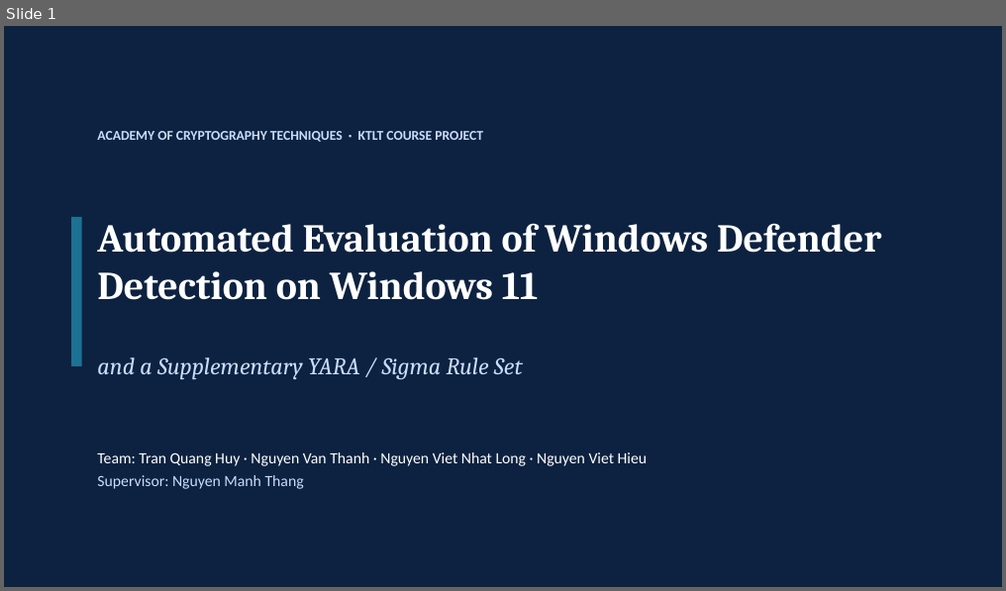
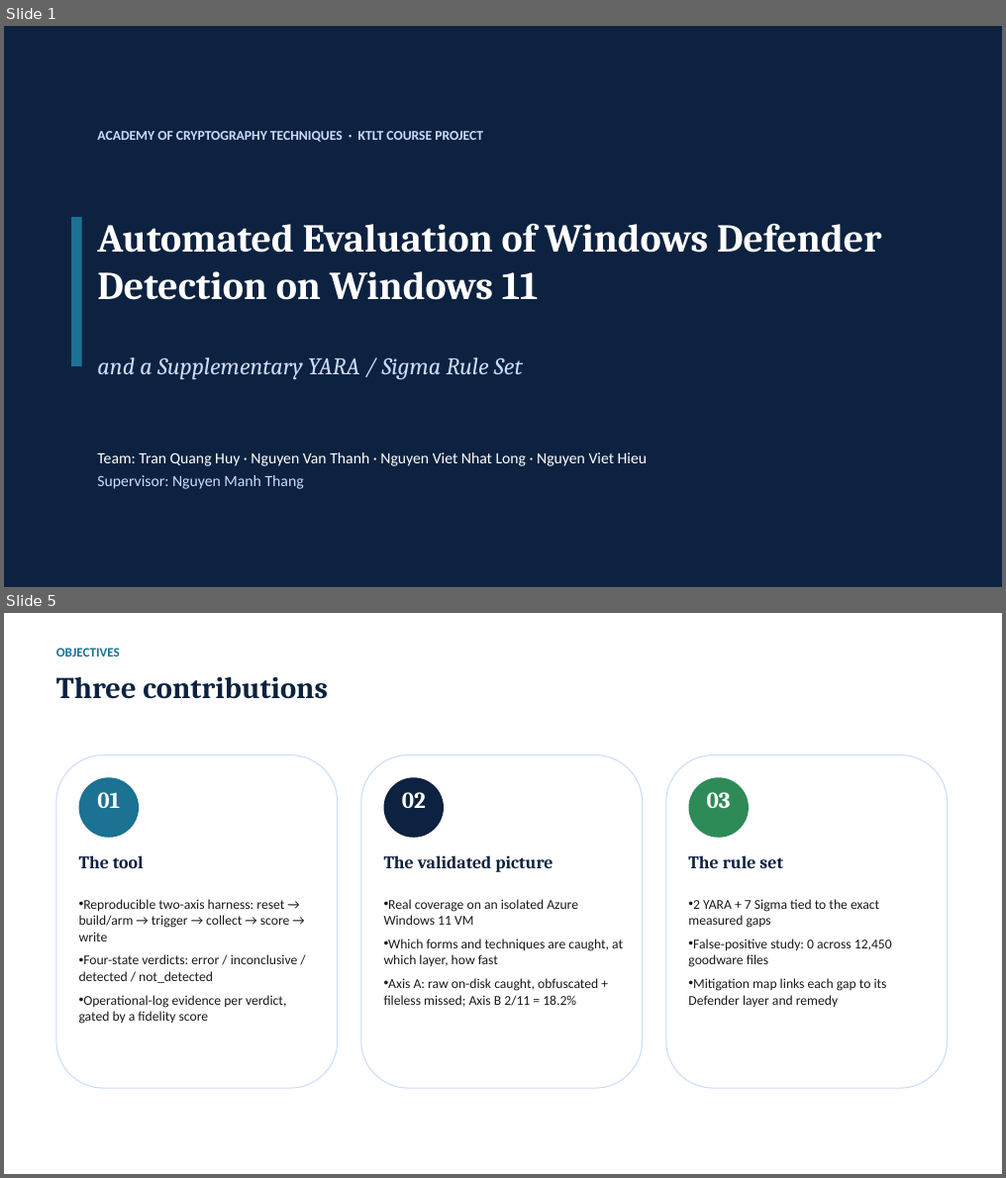
Before and after one commit to TonykRev/KTLT-Defender, a slide deck: report/KTLD_Slides.pptx. Shown one above the other, each under a label of ours: slide 1 before the commit, slides 1 and 5 after it; the slides between them are not shown. The pictures are 1006x591 and 1006x1178 pixels, drawn with LibreOffice and Linux fonts; fonts in the diff are those of the drawing. Boxes give left, top, right and bottom in pixels: in the first picture for what was removed or moved away, otherwise in the second. Text is boxed around its words. In the diff, an @@ line names an element or a change of style, - is before the commit and + after.

```diff
--- a/report/KTLD_Slides.pptx
+++ b/report/KTLD_Slides.pptx
@@ slide 5 added at [4, 613, 1002, 1174], background #FFFFFF @@
@@ text added at [56, 648, 120, 657], 12.5 pt, text #1C7293, bold @@
+OBJECTIVES
@@ text added at [56, 677, 328, 699], 29 pt, text #0D2240, bold @@
+Three contributions
@@ rounded rectangle added at [56, 756, 338, 1088], fill #FFFFFF, outline #CADCFC 1 pt @@
@@ rounded rectangle added at [361, 756, 642, 1088], fill #FFFFFF, outline #CADCFC 1 pt @@
@@ rounded rectangle added at [666, 756, 947, 1088], fill #FFFFFF, outline #CADCFC 1 pt @@
@@ ellipse added at [79, 777, 139, 838], fill #1C7293 @@
@@ ellipse added at [383, 777, 444, 838], fill #0D2240 @@
@@ ellipse added at [689, 777, 748, 838], fill #2E8B57 @@
@@ text added at [97, 792, 120, 808], 22 pt, text #FFFFFF, bold @@
+01
@@ text added at [402, 792, 426, 808], 22 pt, text #FFFFFF, bold @@
+02
@@ text added at [707, 792, 731, 808], 22 pt, text #FFFFFF, bold @@
+03
@@ text added at [79, 856, 144, 868], 17 pt, text #0D2240, bold @@
+The tool
@@ text added at [384, 856, 552, 872], 17 pt, text #0D2240, bold @@
+The validated picture
@@ text added at [688, 856, 783, 868], 17 pt, text #0D2240, bold @@
+The rule set
@@ text added at [79, 899, 298, 1024], 13 pt, text #1A1A1A @@
+• Reproducible two-axis harness: reset → build/arm → trigger → collect → score → write
+• Four-state verdicts: error / inconclusive / detected / not_detected
+• Operational-log evidence per verdict, gated by a fidelity score
@@ text added at [384, 899, 623, 1007], 13 pt, text #1A1A1A @@
+• Real coverage on an isolated Azure Windows 11 VM
+• Which forms and techniques are caught, at which layer, how fast
+• Axis A: raw on-disk caught, obfuscated + fileless missed; Axis B 2/11 = 18.2%
@@ text added at [688, 899, 892, 1007], 13 pt, text #1A1A1A @@
+• 2 YARA + 7 Sigma tied to the exact measured gaps
+• False-positive study: 0 across 12,450 goodware files
+• Mitigation map links each gap to its Defender layer and remedy
```
Also in this commit, not shown: 6 other slides changed, 17 other slides added, 7 slides removed, 2 other files.
